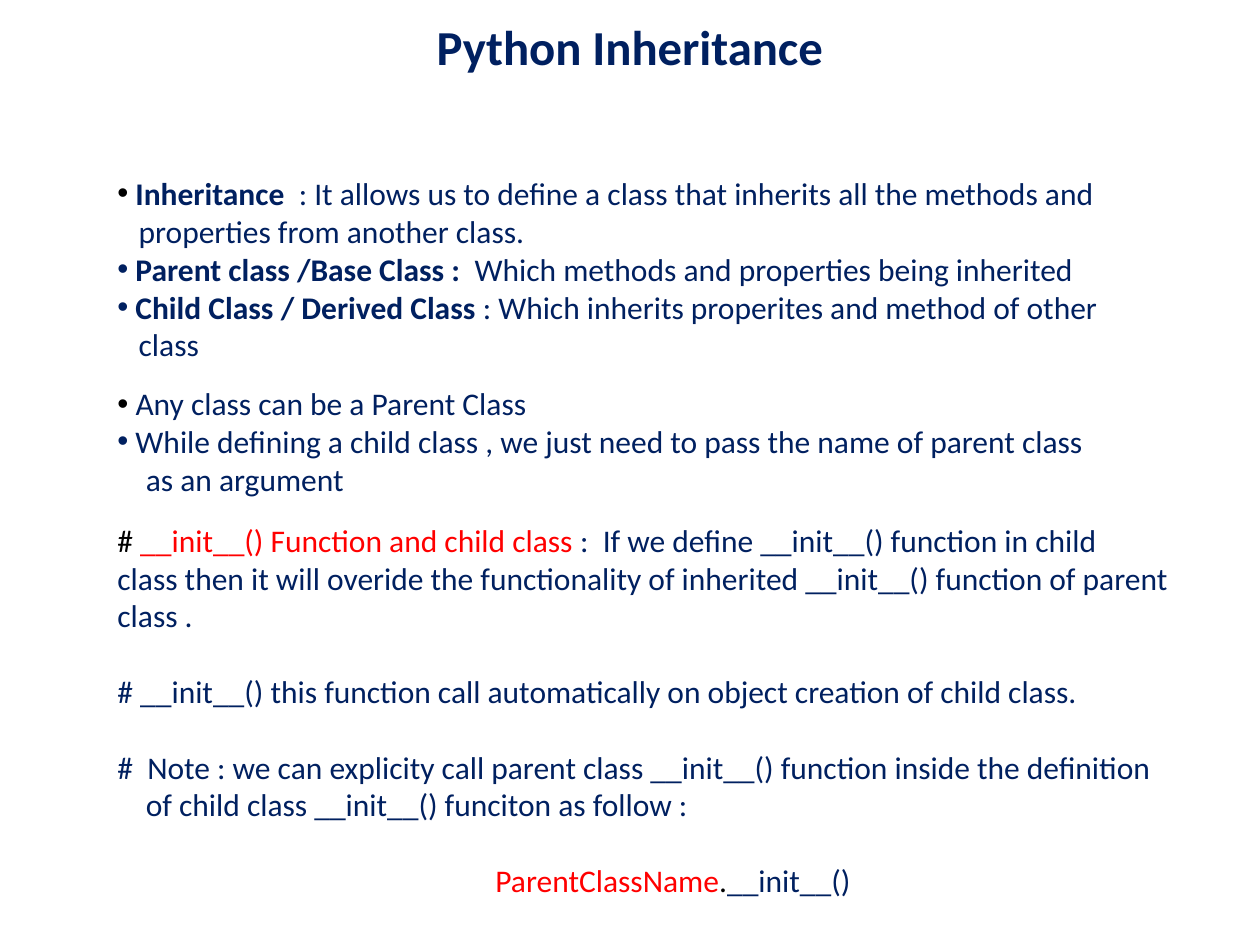
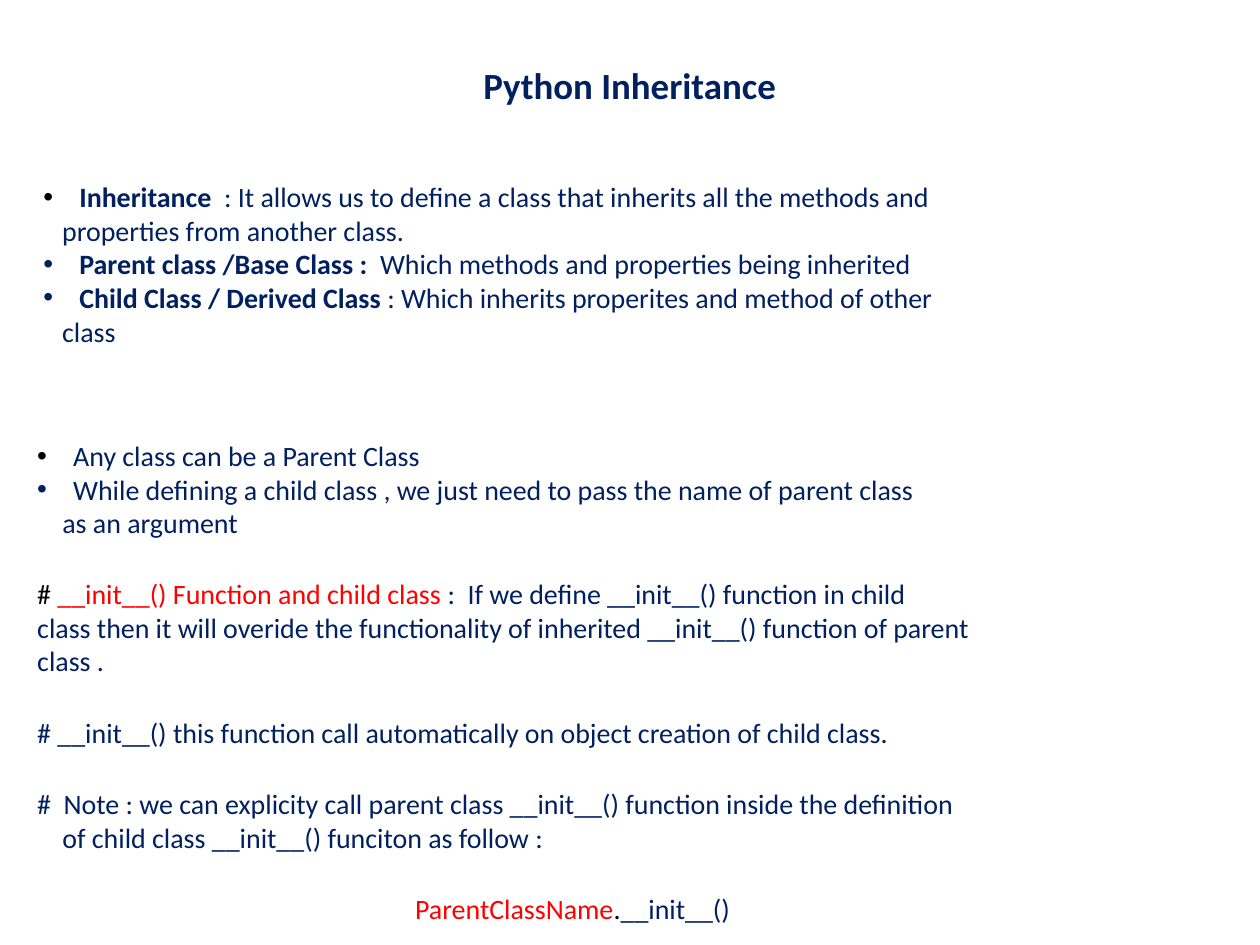
Before and after one commit to ashishjain1547/public_lessons_in_python, a slide deck: slide 1 of Ch 20 - Inheritance and Classes/InheritanceAndClasses.pptx. Drawn at 1260x945 pixels with LibreOffice and Linux fonts; fonts in the diff are those of the drawing. Boxes give left, top, right and bottom in pixels: in the first picture for what was removed or moved away, otherwise in the second. Text is boxed around its words. In the diff, an @@ line names an element or a change of style, - is before the commit and + after.

```diff
--- a/Ch 20 - Inheritance and Classes/InheritanceAndClasses.pptx
+++ b/Ch 20 - Inheritance and Classes/InheritanceAndClasses.pptx
@@ title "Python Inheritance" at (x1=483, y1=73, x2=775, y2=105): size 27.9 to 21.1 pt @@
@@ text "Inheritance : It allows us ..." moved from (x1=135, y1=183, x2=1097, y2=357) to (x1=62, y1=187, x2=932, y2=343) @@
@@ text "Inheritance : It allows us ..." at (x1=62, y1=187, x2=932, y2=343): size 18 to 16 pt; indent changed @@
@@ text "Any class can be a ..." at (x1=62, y1=446, x2=912, y2=538): size 18 to 16 pt; indent changed @@
@@ text "Any class can be a ..." moved from (x1=135, y1=393, x2=1082, y2=497) to (x1=62, y1=446, x2=912, y2=538) @@
@@ text "# __init__() Function and child ..." moved from (x1=117, y1=529, x2=1168, y2=897) to (x1=37, y1=583, x2=968, y2=923) @@
@@ text "# __init__() Function and child ..." at (x1=37, y1=583, x2=968, y2=923): size 18 to 16 pt @@
```
Also in this commit, not shown: 1 other slide changed, 45 other files.
